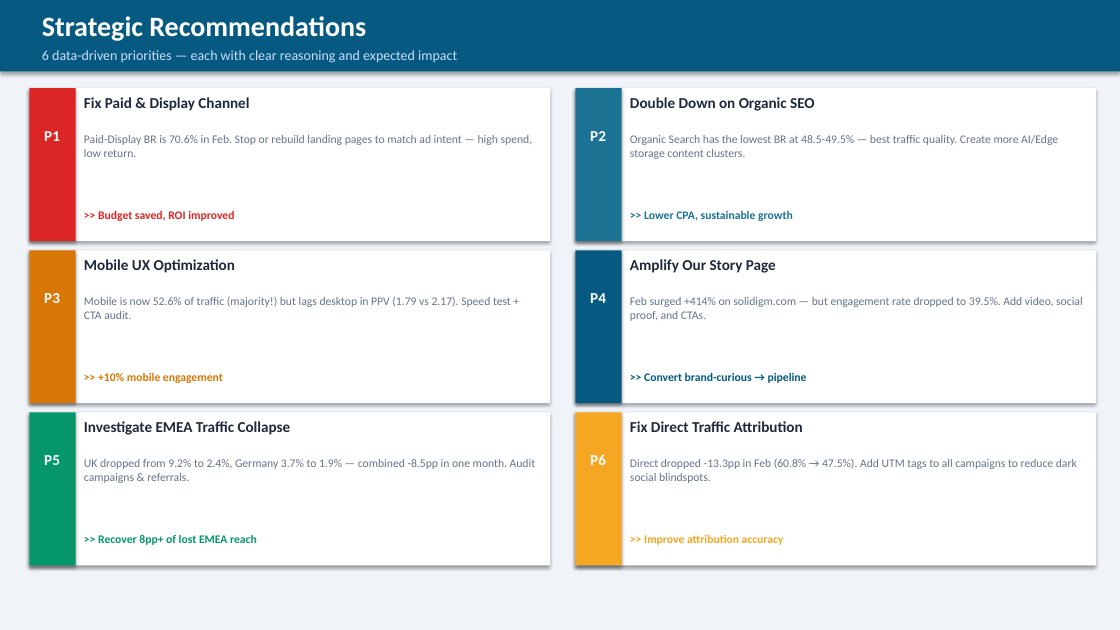
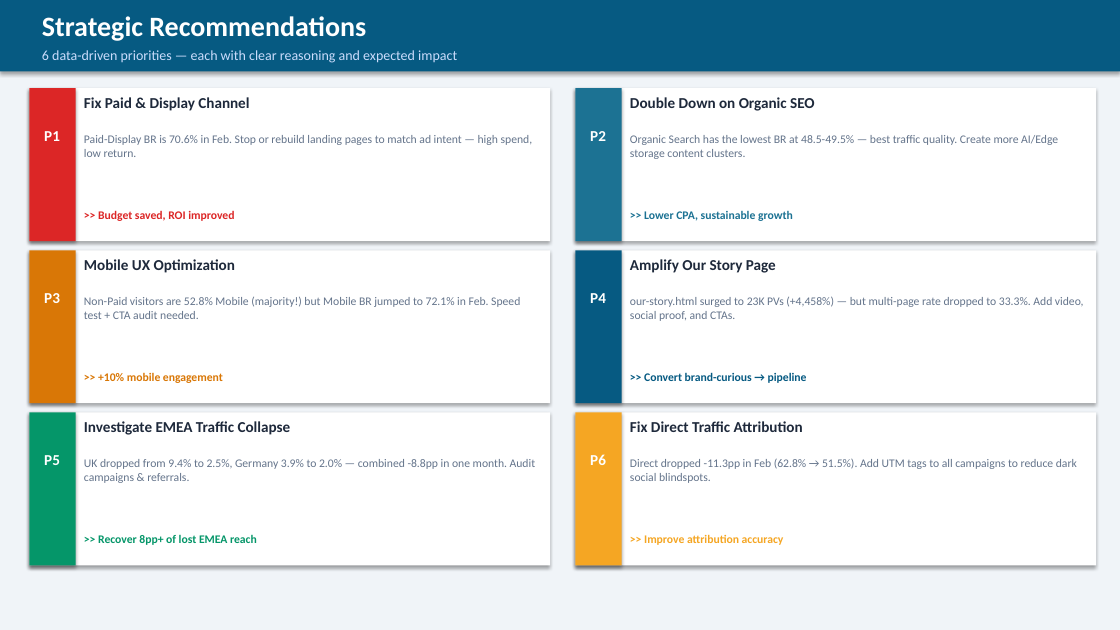
Before and after one commit to durgaguthi/AI, a slide deck: slide 12 of webanalytics/Solidigm_Analytics_Report_JanFeb_FY26.pptx. Drawn at 1120x630 pixels with LibreOffice and Linux fonts; fonts in the diff are those of the drawing. Boxes give left, top, right and bottom in pixels: in the first picture for what was removed or moved away, otherwise in the second. Text is boxed around its words. In the diff, an @@ line names an element or a change of style, - is before the commit and + after.

```diff
--- a/webanalytics/Solidigm_Analytics_Report_JanFeb_FY26.pptx
+++ b/webanalytics/Solidigm_Analytics_Report_JanFeb_FY26.pptx
@@ text at [84, 297, 520, 319]: text changed @@
-Mobile is now 52.6% of traffic (majority!) but lags desktop in PPV (1.79 vs 2.17). Speed test + CTA audit.
+Non-Paid visitors are 52.8% Mobile (majority!) but Mobile BR jumped to 72.1% in Feb. Speed test + CTA audit needed.
@@ text at [630, 296, 1084, 321]: text changed @@
-Feb surged +414% on solidigm.com — but engagement rate dropped to 39.5%. Add video, social proof, and CTAs.
+our-story.html surged to 23K PVs (+4,458%) — but multi-page rate dropped to 33.3%. Add video, social proof, and CTAs.
@@ text at [84, 459, 535, 483]: text changed @@
-UK dropped from 9.2% to 2.4%, Germany 3.7% to 1.9% — combined -8.5pp in one month. Audit campaigns & referrals.
+UK dropped from 9.4% to 2.5%, Germany 3.9% to 2.0% — combined -8.8pp in one month. Audit campaigns & referrals.
@@ text at [630, 459, 1077, 483]: text changed @@
-Direct dropped -13.3pp in Feb (60.8% → 47.5%). Add UTM tags to all campaigns to reduce dark social blindspots.
+Direct dropped -11.3pp in Feb (62.8% → 51.5%). Add UTM tags to all campaigns to reduce dark social blindspots.
```
Also in this commit, not shown: 12 other slides changed, 1 other file.
